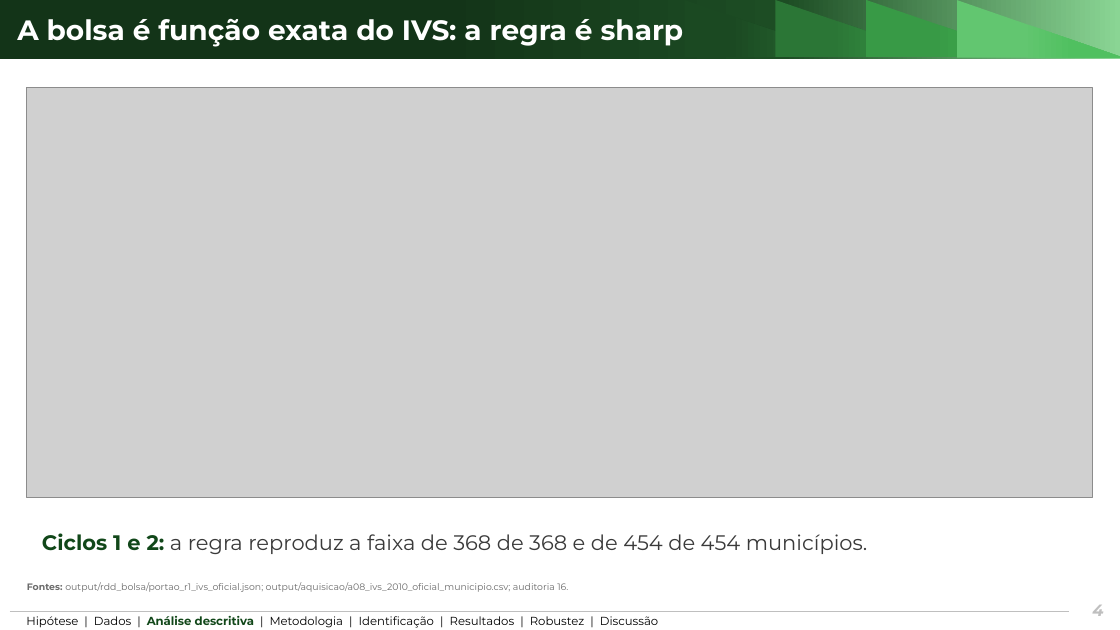
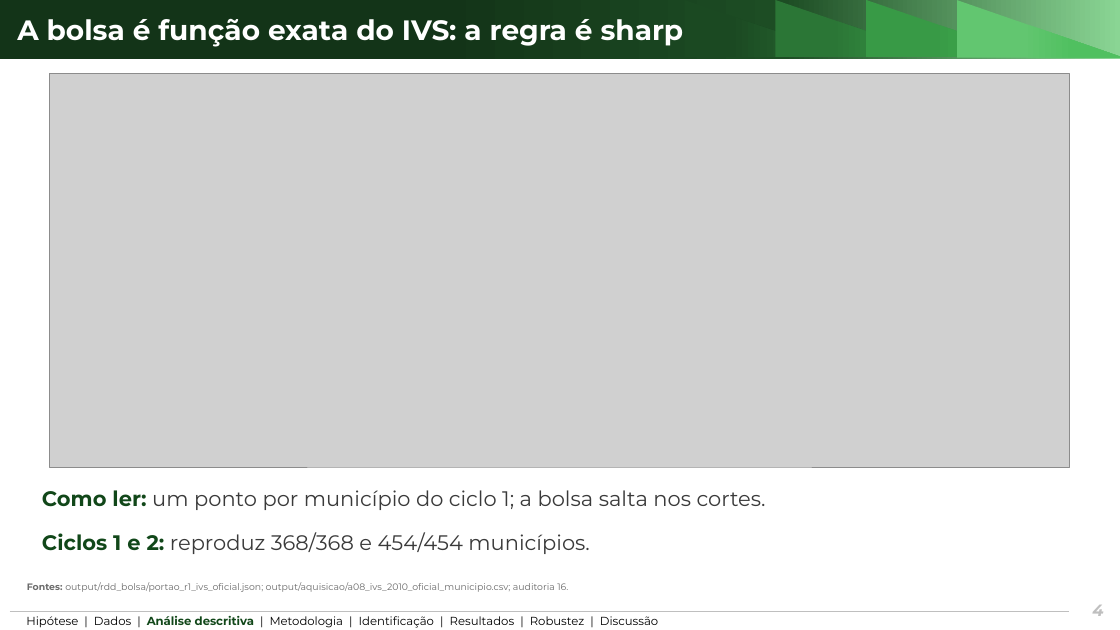
Before and after one commit to ka1victor/impact-eval-health-econ-pmme, a slide deck: slide 4 of output/apresentacao_banca2/deck_banca2_curto.pptx. Drawn at 1120x630 pixels with LibreOffice and Linux fonts; fonts in the diff are those of the drawing; grey boxes stand for pictures; background and template pictures are left out. Boxes give left, top, right and bottom in pixels: in the first picture for what was removed or moved away, otherwise in the second. Text is boxed around its words. In the diff, an @@ line names an element or a change of style, - is before the commit and + after.

```diff
--- a/output/apresentacao_banca2/deck_banca2_curto.pptx
+++ b/output/apresentacao_banca2/deck_banca2_curto.pptx
@@ picture: place and size @@
-picture at <box>27,87,1092,498</box>
+picture at <box>50,74,1070,467</box>
@@ text added at <box>42,490,766,510</box>, 18 pt, text #3A3A3A @@
+Como ler: um ponto por município do ciclo 1; a bolsa salta nos cortes.
@@ text at <box>42,532,589,554</box>: text changed @@
-Ciclos 1 e 2: a regra reproduz a faixa de 368 de 368 e de 454 de 454 municípios.
+Ciclos 1 e 2: reproduz 368/368 e 454/454 municípios.
```
Also in this commit, not shown: 9 other slides changed, 3 slides added, 4 slides removed, 36 other files.
